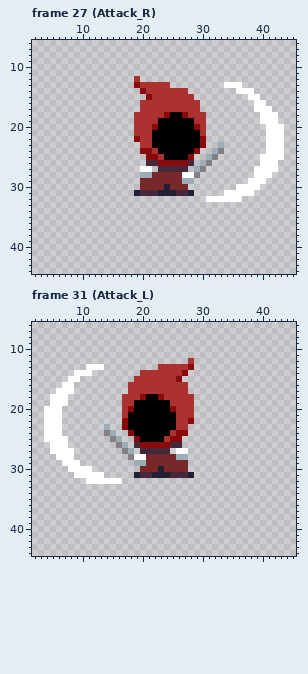
Pixel-art file -- Assets/Animation/Art/Wizard.aseprite. The picture above was drawn from the file before the commit.
48x48 pixels, 52 frames. Shown: frame 27 (Attack_R): x 2..45, y 6..44; frame 31 (Attack_L): x 2..45, y 6..44. The commit also changed other frames, which this record leaves out.
Once edited:
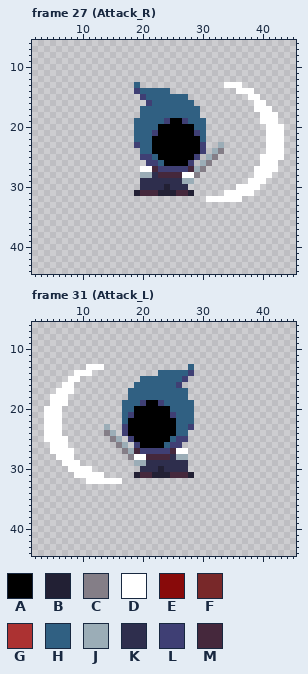
Palette (. is transparent): A #000000  B #222034  C #847e87  D #ffffff  E #880a0a  F #782829  G #ac3232  H #306082  J #9badb7  K #2e2e4d  L #3f3f74  M #45283c
Diff:
Changed rows in their new state; - is an unchanged pixel.
Frame 27 (Attack_R), layers "Head", "Layer 4":
first column x 19:
12 .-----------
13 H.....------
14 LHHHHH...---
15 -LHHHHHHH.--
16 -.LHHHHHHH.-
17 -HHHHHHHHHH-
18 .HHHHHHHHHH.
19 HHHHHL--LHHH
20 HHHH------HH
21 HHHL------LH
22 HHH--------H
23 LHH--------L
24 -HHA------AL
25 -LLHA----AL-
26 --LLHAAAAL--
27 ---MLLLLLM--
28 ---KMMMM----
29 -KKKKKKK----
30 -KKKK-KKK---
Frame 31 (Attack_L), layers "Head", "Layer 4":
first column x 17:
12 -----------.
13 ------.....H
14 ---...HHHHHL
15 --.HHHHHHHL-
16 -.HHHHHHHL.-
17 -HHHHHHHHHH-
18 .HHHHHHHHHH.
19 HHHL--LHHHHH
20 HH------HHHH
21 HL------LHHH
22 H--------HHH
23 L--------HHL
24 LA------AHH-
25 -LA----AHLL-
26 --LAAAAHLL--
27 --MLLLLLM---
28 ----MMMMK---
29 ----KKKKKKK-
30 ---KKK-KKKK-
